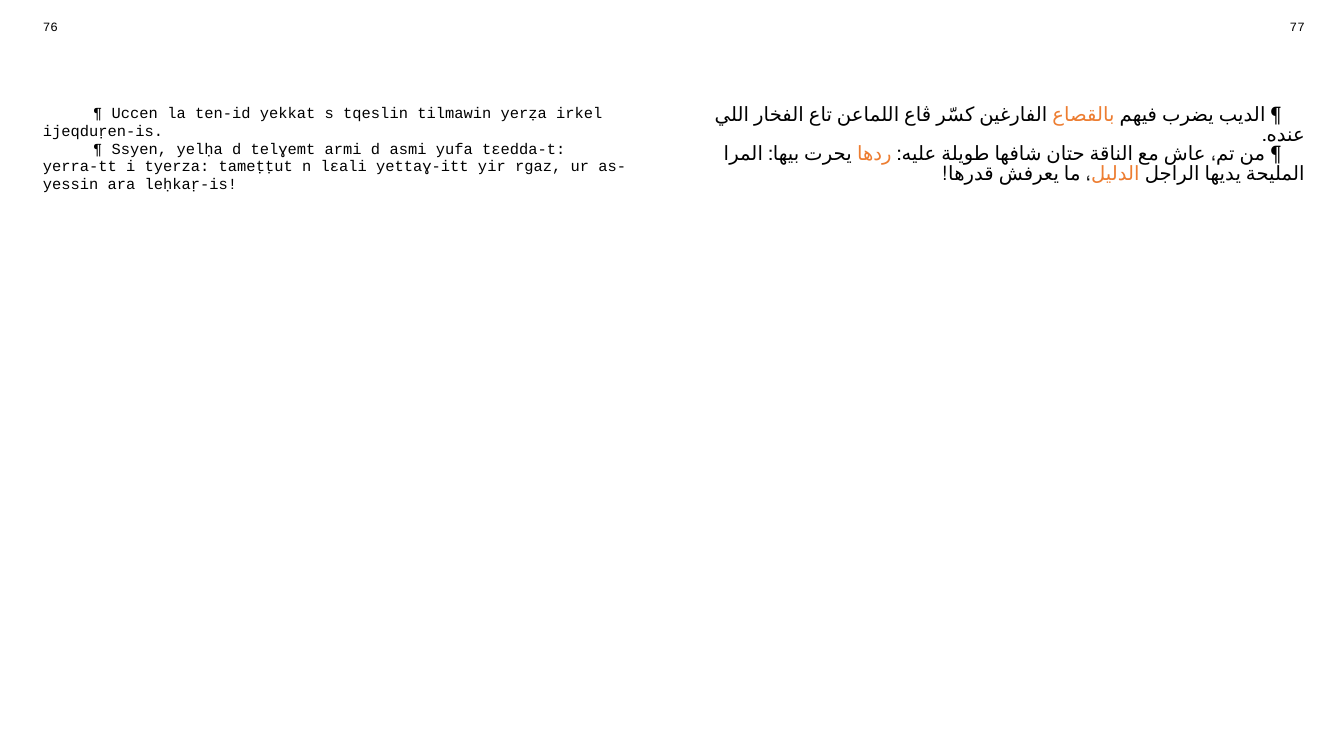
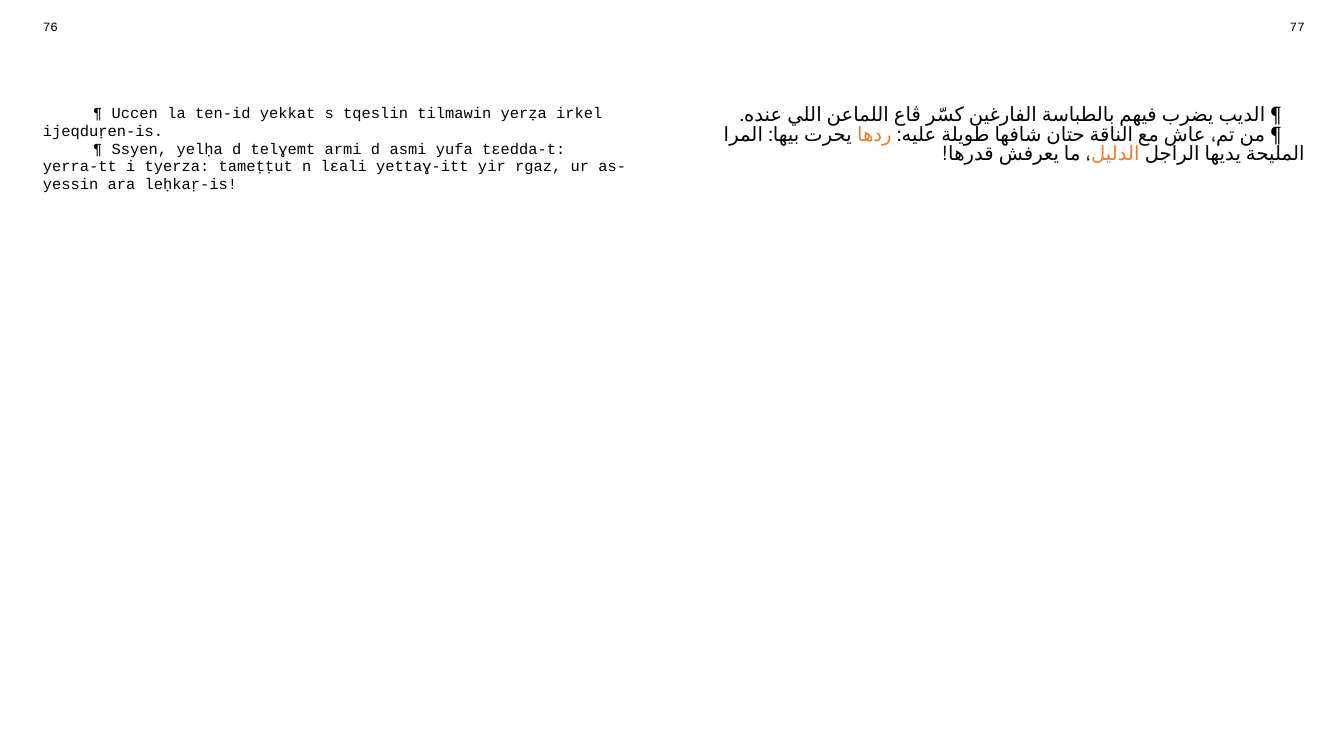
Before and after one commit to sferhah/tamacahut_n_wuccen, a slide deck: slide 36 of Uccen.ConsoleApp/Resources/pptx/uccen.arq.pptx. Drawn at 1344x756 pixels with LibreOffice and Linux fonts; fonts in the diff are those of the drawing. Boxes give left, top, right and bottom in pixels: in the first picture for what was removed or moved away, otherwise in the second. Text is boxed around its words. In the diff, an @@ line names an element or a change of style, - is before the commit and + after.

```diff
--- a/Uccen.ConsoleApp/Resources/pptx/uccen.arq.pptx
+++ b/Uccen.ConsoleApp/Resources/pptx/uccen.arq.pptx
@@ table at bbox=[32, 16, 1315, 729] @@
-row 3, column 3: ¶ الديب يضرب فيهم بالقصاع الفارغين كسّر ڨاع اللماعن تاع الفخار اللي عنده. / ¶ من تم، عاش مع الناقة حتان شافها طويلة عليه: ردها يحرت بيها: المرا المليحة يديها الراجل الدليل، ما يعرفش قدرها!
+row 3, column 3: ¶ الديب يضرب فيهم بالطباسة الفارغين كسّر ڨاع اللماعن اللي عنده. / ¶ من تم، عاش مع الناقة حتان شافها طويلة عليه: ردها يحرت بيها: المرا المليحة يديها الراجل الدليل، ما يعرفش قدرها!
```
Also in this commit, not shown: 5 other files.
